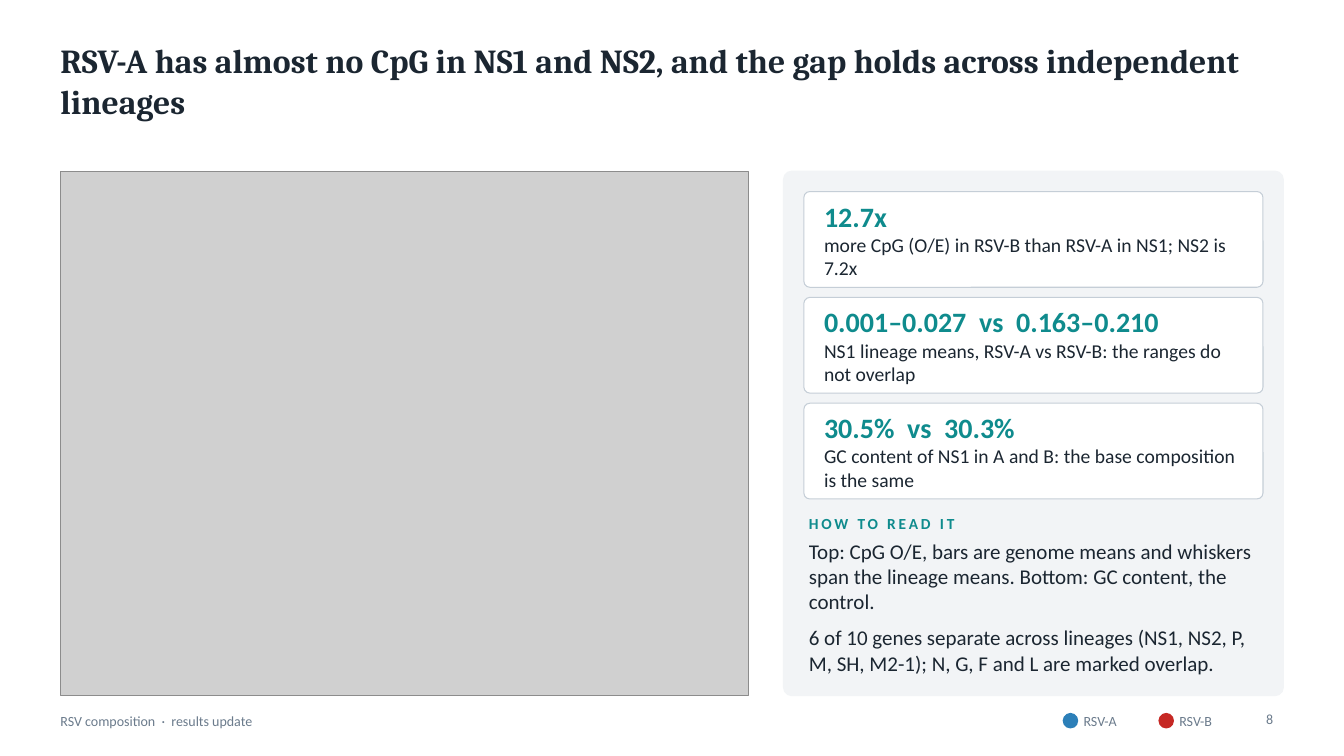
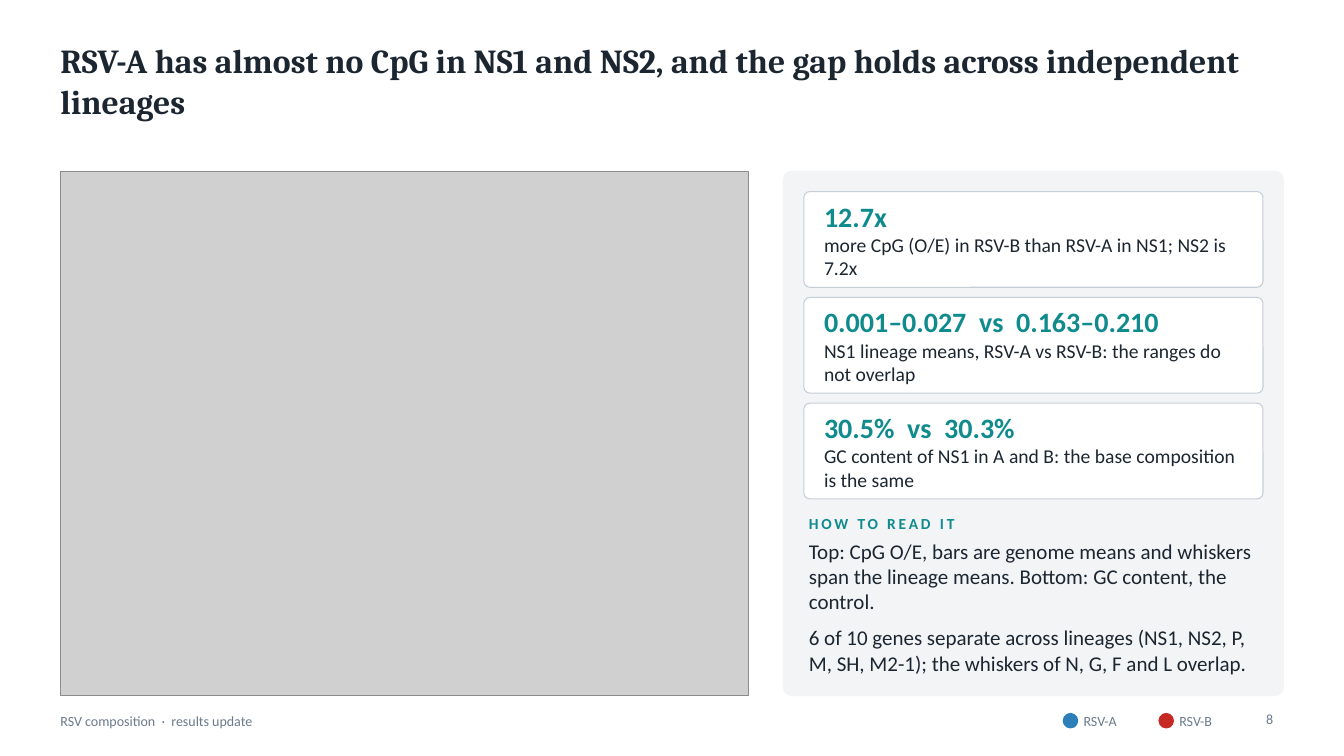
Before and after one commit to Wlimni/RSV, a slide deck: slide 8 of docs/RSV_Results_Update.pptx. Drawn at 1344x756 pixels with LibreOffice and Linux fonts; fonts in the diff are those of the drawing; grey boxes stand for pictures. Boxes give left, top, right and bottom in pixels: in the first picture for what was removed or moved away, otherwise in the second. Text is boxed around its words. In the diff, an @@ line names an element or a change of style, - is before the commit and + after.

Commit message:
Remove the overlap text tags from fig6
The whiskers already show where the two subtypes' lineage ranges overlap, so the
"lineage ranges overlap" labels above N, G, F and L repeated what the eye can see.
The slide sentence that referred to them now points at the whiskers instead.

```diff
--- a/docs/RSV_Results_Update.pptx
+++ b/docs/RSV_Results_Update.pptx
@@ text at box(809, 630, 1246, 675): text changed @@
-6 of 10 genes separate across lineages (NS1, NS2, P, M, SH, M2-1); N, G, F and L are marked overlap.
+6 of 10 genes separate across lineages (NS1, NS2, P, M, SH, M2-1); the whiskers of N, G, F and L overlap.
```
Also in this commit, not shown: 5 other files.
